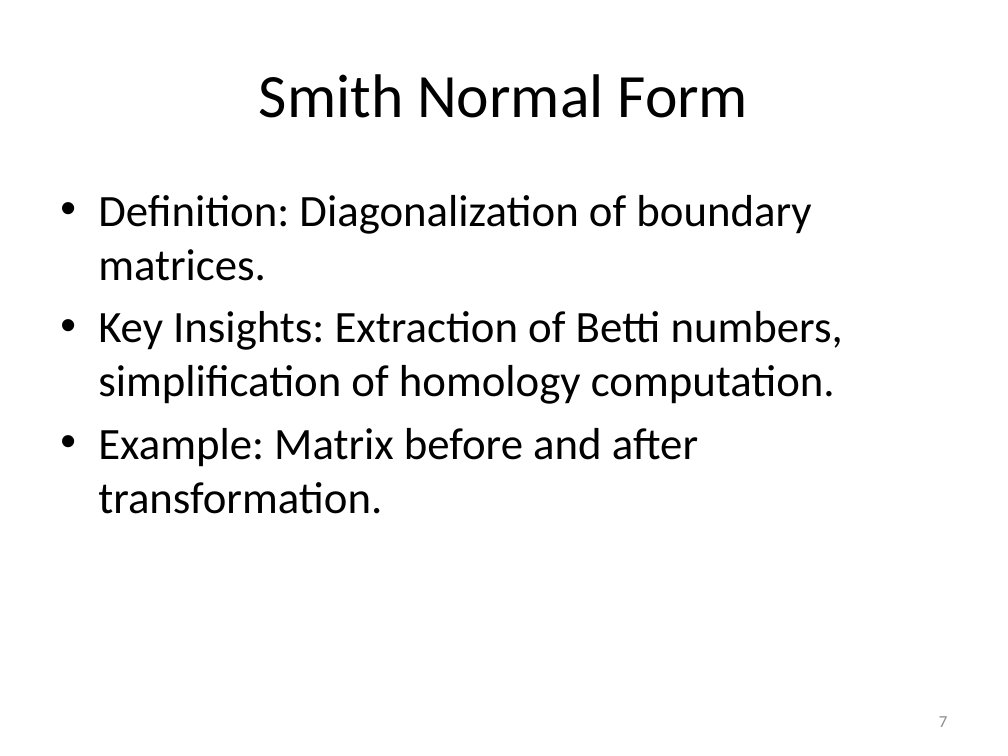
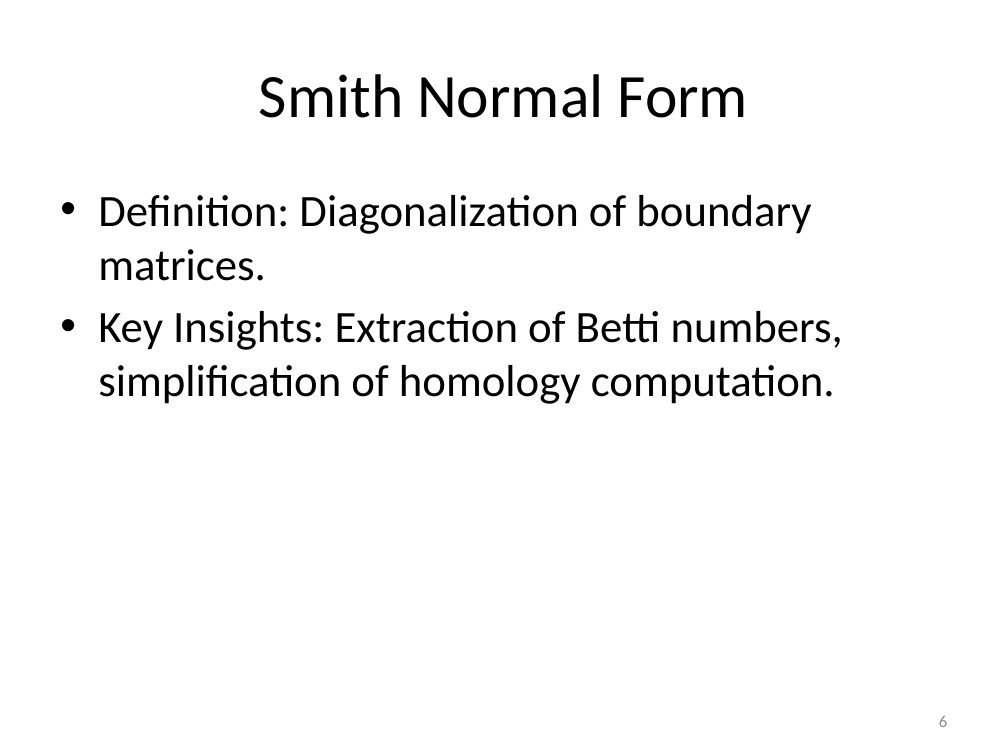
Before and after one commit to sahilkumar15/computational_topology, a slide deck: slide 6 of Matrix_Reduction_Presentation_Sahil.pptx (slide 7 before the commit). Drawn at 1008x756 pixels with LibreOffice and Linux fonts; fonts in the diff are those of the drawing. Boxes give left, top, right and bottom in pixels: in the first picture for what was removed or moved away, otherwise in the second. Text is boxed around its words. In the diff, an @@ line names an element or a change of style, - is before the commit and + after.

```diff
--- a/Matrix_Reduction_Presentation_Sahil.pptx
+++ b/Matrix_Reduction_Presentation_Sahil.pptx
@@ text at [98, 428, 698, 514]: paragraph removed @@
-• Example: Matrix before and after transformation.
@@ page number at [939, 716, 947, 727]: text changed @@
-7
+6
```
Also in this commit, not shown: 1 other slide changed, 1 slide removed.
